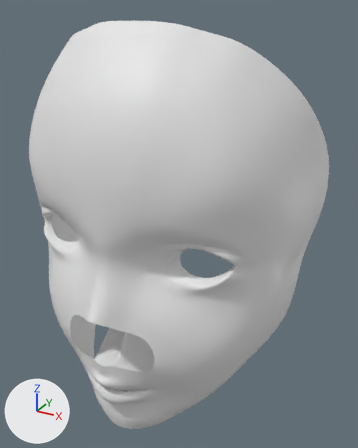
A saved change to the Blender file girl_warrior.blend.
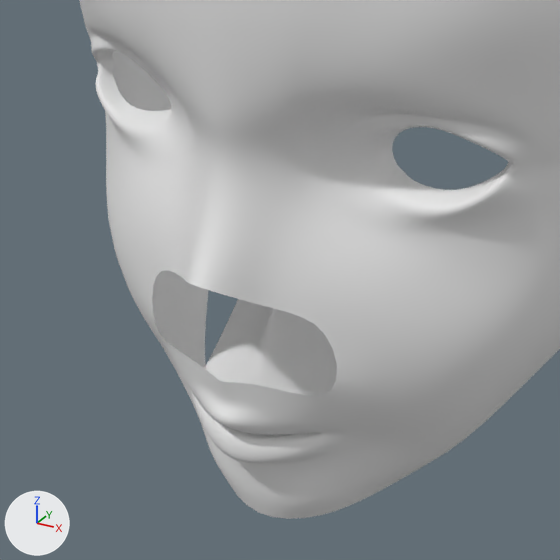
Old and new are each drawn whole from a camera (50 mm lens) standing at (0.136, -0.284, 1.906) and looking at (0.017, -0.068, 1.798) and again close up on the part from 0% to 72% of the width and 43% to 100% of the height. The axes (+X, +Y, +Z) are drawn at lower left. The lights are the same throughout.
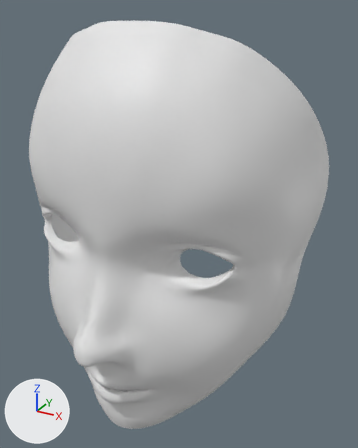
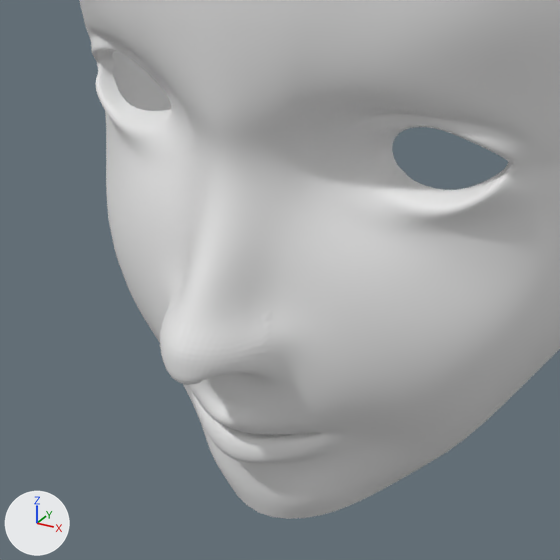
Where the change shows, as pixel boxes [x1, y1, x2, y2] in the close-ups (560 x 560 px):
part 1 of me_circle_001, built on
    both: [136, 210, 376, 425]

Edits to the bpy script that builds the scene:
```text
Change me_circle_001:
    used by ob_circle; location = (0.0, -0.1197, 1.7156); rotation_euler = (1.571, 0.0, 0.0), in degrees (90, 0, 0); scale = (0.0276, 0.0121, 0.0121)
    remove me_circle_001.from_pydata(...)  # 197 vertices, 165 faces; spans x 0.0..3.2, y -2.8..15.2, z -7.8..0.7
    add me_circle_001.from_pydata(...)  # 230 vertices, 196 faces; spans x 0.0..3.2, y -2.8..15.2, z -7.8..1.4
    me_circle_001 part 1
    1 vertex is removed from x 0.5, y 1.7, z 0.0
    2 faces are deleted
    2 vertices move from x 0.2..0.5, y 3.3..3.8, z -0.3..0.3 to x 0.2..0.4, y 3.3..3.7, z -0.4..0.3
    34 vertices are added at x 0.0..0.7, y 1.7..3.4, z -0.5..1.4
    14 new faces join them, smooth
    19 new faces join them
```
